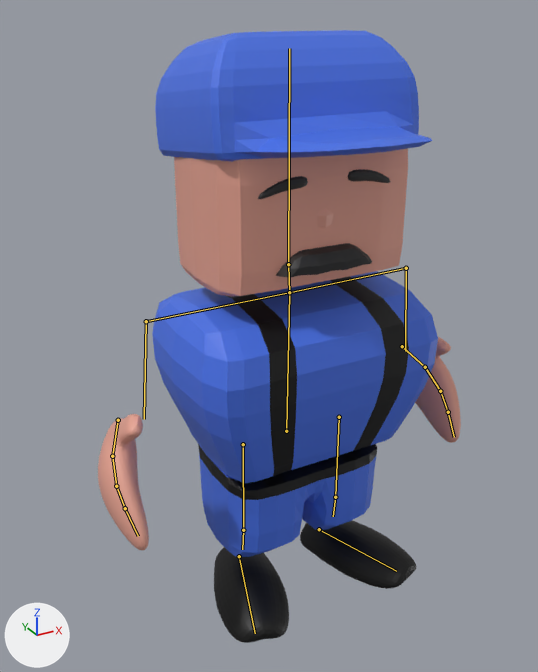
What one commit did to the Blender file RodentRampage/Assets/Models/m_mechanic.blend.
Both versions are drawn from a 50 mm camera at (-1.066, -1.774, 1.8) aimed at (-0.086, 0.008, 0.909). Every picture has the same lights, and +X, +Y and +Z are marked at lower left. The bones that bend it are drawn over the model as lines.
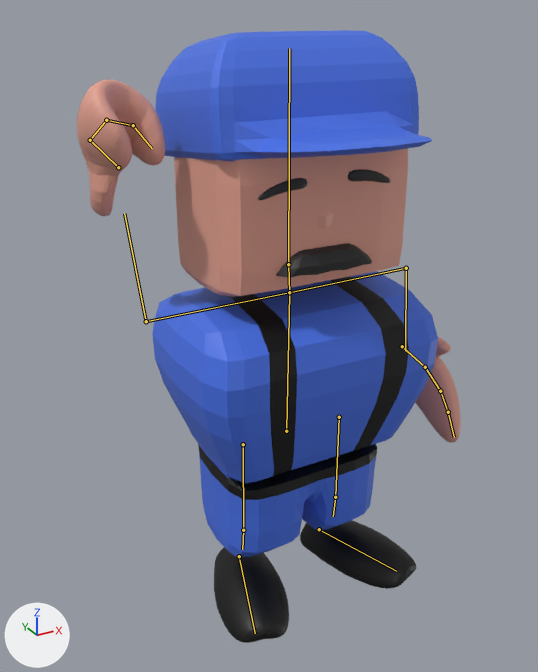
The newer file adds an action. The first version stands in its rest pose; the second is drawn at frame 20 of the action 'throwing'.

Where the change shows, as pixel boxes (x1, y1, x2, y2) in the pictures (538 x 672 px):
'Cube.001', posed
    before: (98, 30, 461, 643)
    after: (77, 30, 461, 643)
bone 'right Shoulder.001', root to tip
    before: (146, 321) to (144, 419)
    after: (146, 321) to (124, 213)
bone 'right Hand 1', root to tip
    before: (118, 420) to (112, 456)
    after: (118, 167) to (90, 140)
bone 'right Hand 2', root to tip
    before: (112, 456) to (116, 486)
    after: (90, 140) to (106, 120)
bone 'right Hand 3', root to tip
    before: (116, 486) to (125, 508)
    after: (106, 120) to (133, 125)
bone 'right Hand 4', root to tip
    before: (125, 508) to (138, 536)
    after: (133, 125) to (152, 148)

What the commit changed:
Bone 'right Shoulder.001' (bone_right_shoulder_001) moves from (0.0, 0.0, 0.0) to (1.03, 0.67, -0.53).
Bone 'right Shoulder.001' (bone_right_shoulder_001) turns from (0, 0, 0) to (16, -57, 174) degrees about its own x, y and z.
Bone 'right Hand 1' (bone_right_hand_1) moves from (0.0, 0.0, 0.0) to (0.37, 0.31, 0.31).
Bone 'right Hand 2' (bone_right_hand_2) moves from (0.0, 0.0, 0.0) to (-2.2, 0.88, 1.61).
Bone 'right Hand 2' (bone_right_hand_2) turns from (0, 0, 0) to (0, 1, 47) degrees about its own x, y and z.
Bone 'right Hand 3' (bone_right_hand_3) moves from (0.0, 0.0, 0.0) to (0.08, 0.08, -0.01).
Bone 'right Hand 3' (bone_right_hand_3) turns from (0, 0, 0) to (3, 3, 59) degrees about its own x, y and z.
Bone 'right Hand 4' (bone_right_hand_4) moves from (0.0, 0.0, 0.0) to (-0.6, 0.81, 1.59).
Bone 'right Hand 4' (bone_right_hand_4) turns from (0, 0, 0) to (8, -17, 40) degrees about its own x, y and z.
